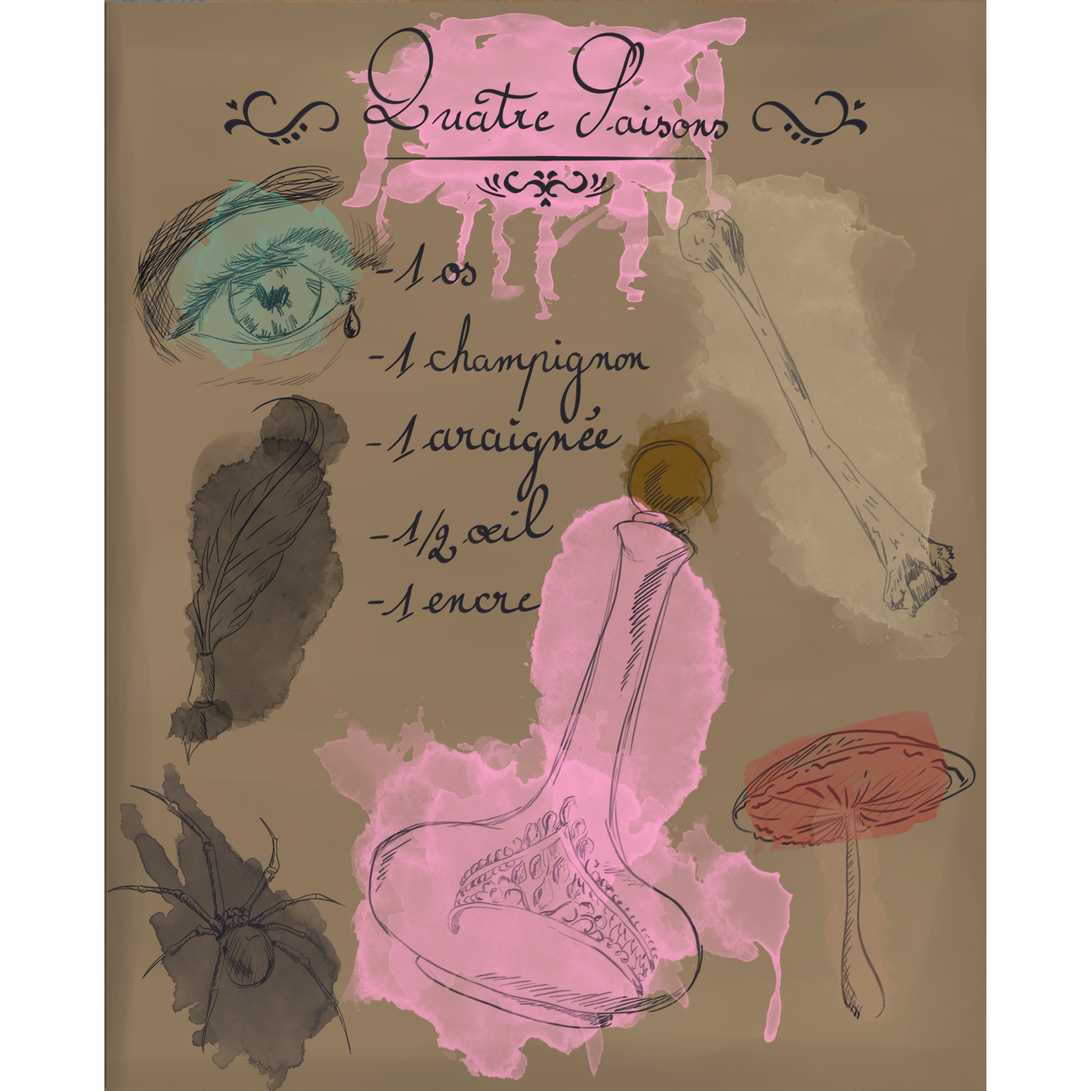
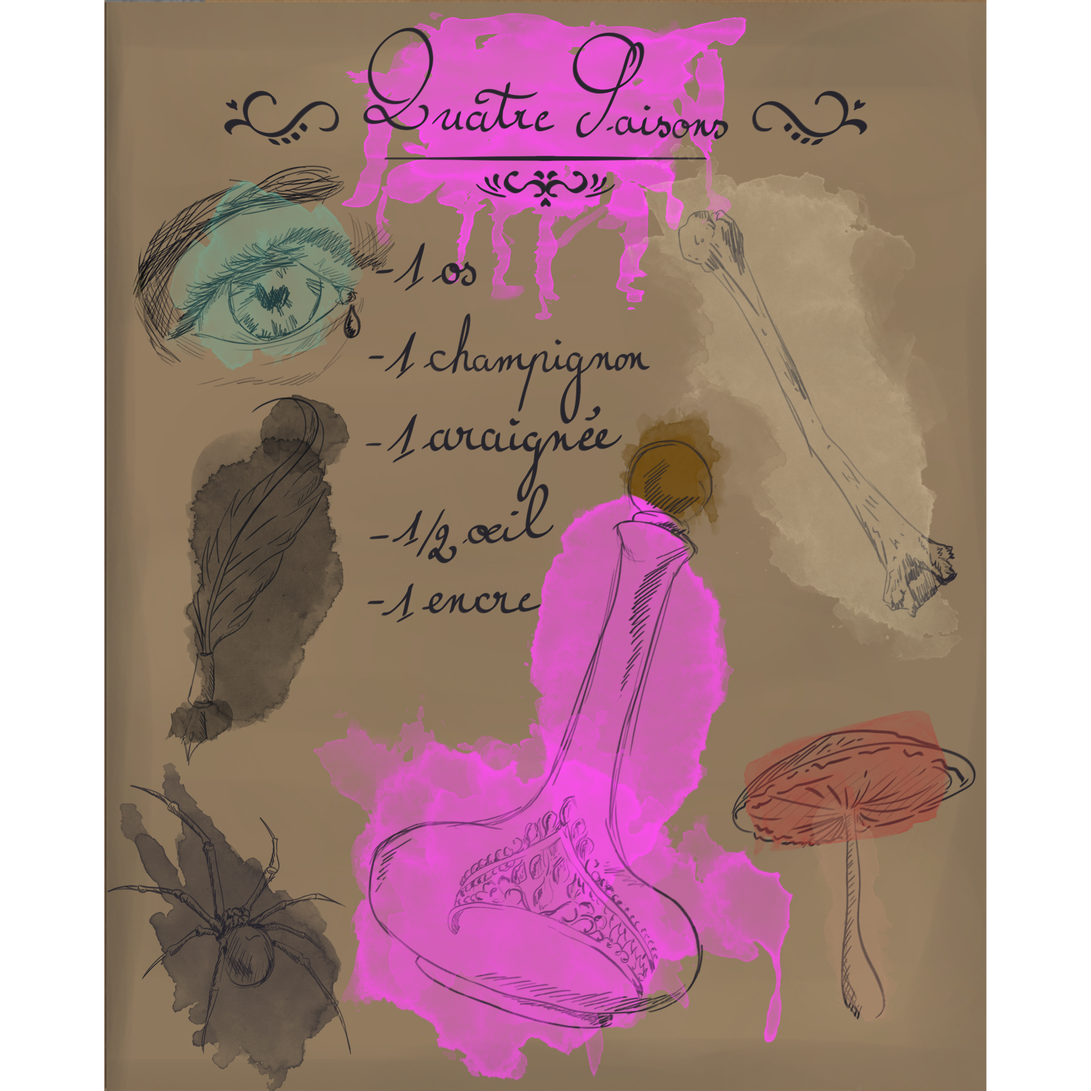
Revision of a layered 1091x1091 image; what changed, layer by layer:
painted on "Calque 13" over [381, 709, 697, 1079]
painted on "Calque 12" over [312, 492, 795, 1082]
painted on "Calque 14 copie" over [341, 11, 747, 321]
